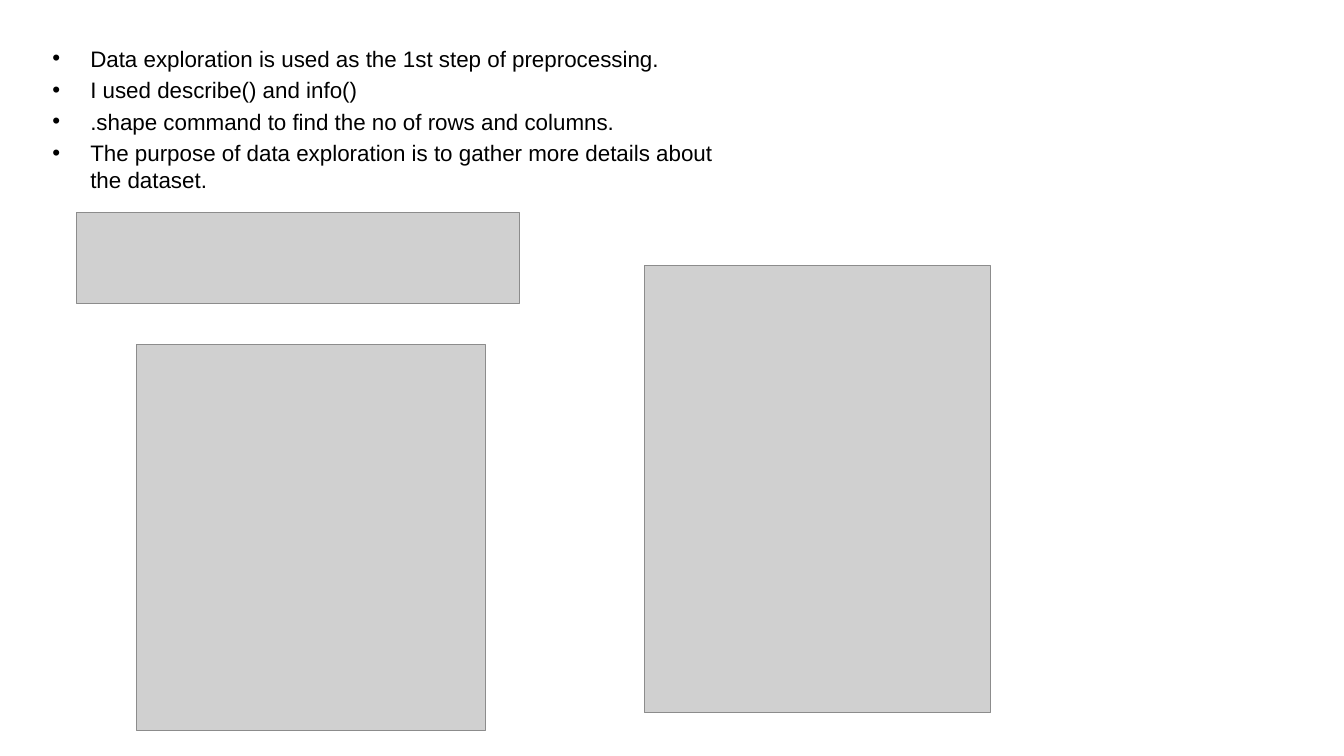
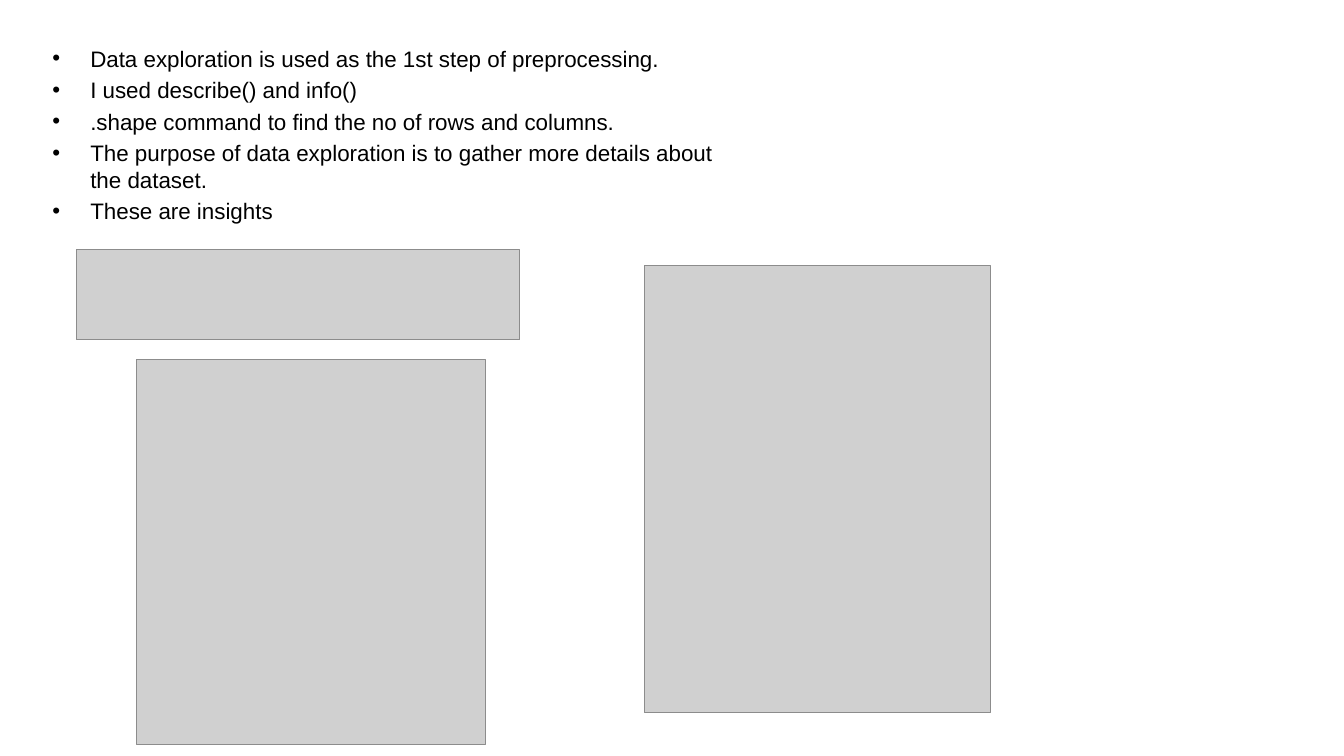
Before and after one commit to adityaravichander45/october-wkshop, a slide deck: slide 3 of Hackathon workshop.pptx. Drawn at 1344x756 pixels with LibreOffice and Linux fonts; fonts in the diff are those of the drawing; grey boxes stand for pictures; background and template pictures are left out. Boxes give left, top, right and bottom in pixels: in the first picture for what was removed or moved away, otherwise in the second. Text is boxed around its words. In the diff, an @@ line names an element or a change of style, - is before the commit and + after.

```diff
--- a/Hackathon workshop.pptx
+++ b/Hackathon workshop.pptx
@@ text at bbox=[90, 202, 273, 224]: paragraph added @@
+• These are insights
@@ picture: place and size @@
-picture at bbox=[77, 213, 520, 302]
+picture at bbox=[77, 250, 520, 340]
@@ picture: place and size @@
-picture at bbox=[137, 345, 486, 730]
+picture at bbox=[137, 360, 486, 745]
```
Also in this commit, not shown: 7 other slides changed, 2 slides added, 2 slides removed.
